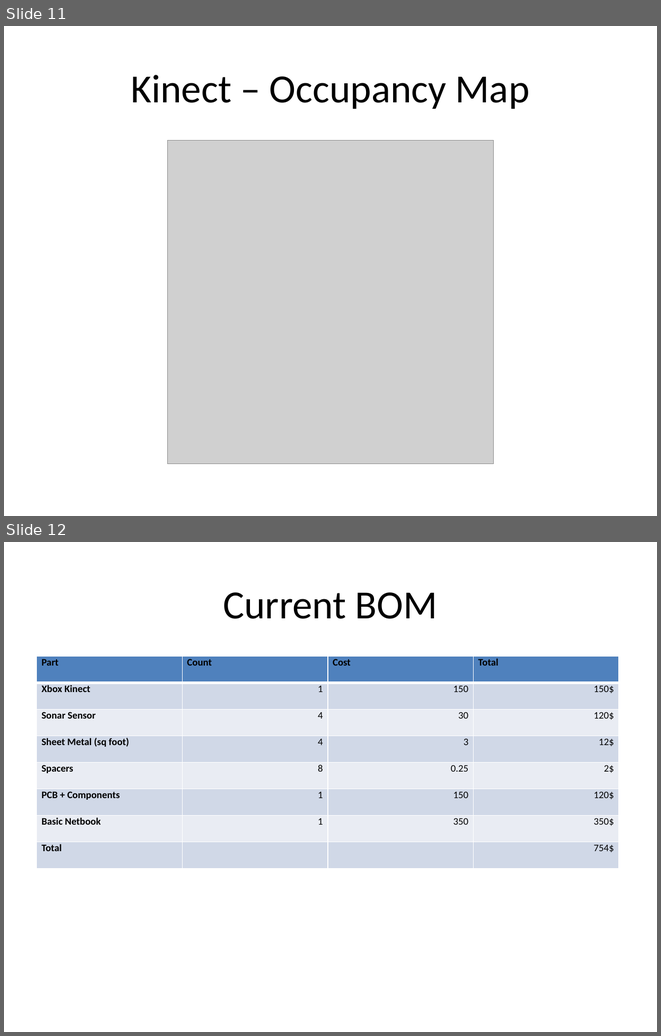
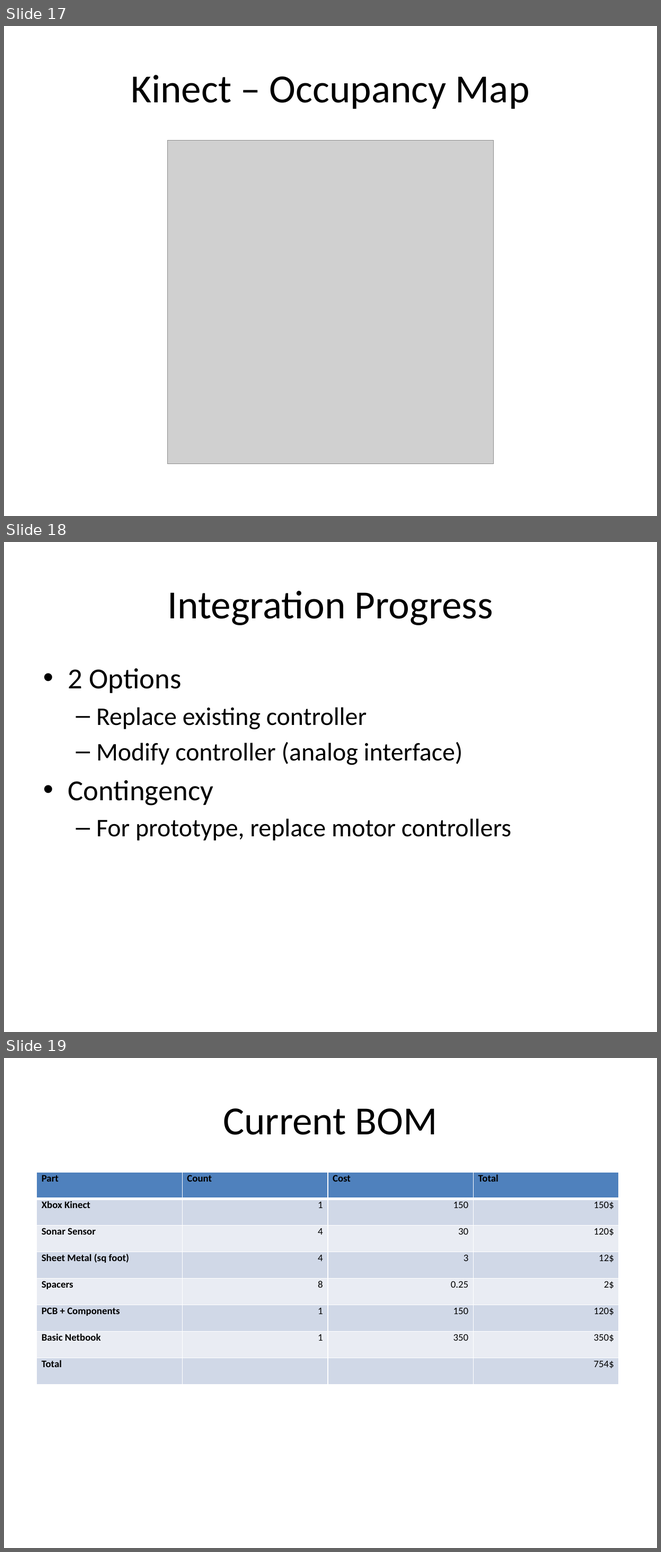
Before and after one commit to ipeet/mte481, a slide deck: doc/fdp/MTE 481 FDP.pptx. Shown one above the other, each under a label of ours: slides 11 and 12 before the commit, slides 17, 18 and 19 after it. The pictures are 661x1036 and 661x1552 pixels, drawn with LibreOffice and Linux fonts; fonts in the diff are those of the drawing; grey boxes stand for pictures. Boxes give left, top, right and bottom in pixels: in the first picture for what was removed or moved away, otherwise in the second. Text is boxed around its words. In the diff, an @@ line names an element or a change of style, - is before the commit and + after.

```diff
--- a/doc/fdp/MTE 481 FDP.pptx
+++ b/doc/fdp/MTE 481 FDP.pptx
@@ slide 18 added at <box>4,542,657,1032</box>, background #FFFFFF @@
@@ title added at <box>168,591,493,625</box>, 44 pt, text #000000 @@
+Integration Progress
@@ text added at <box>68,668,511,840</box>, 28 pt, text #000000 @@
+• 2 Options
+  – Replace existing controller
+  – Modify controller (analog interface)
+• Contingency
+  – For prototype, replace motor controllers
@@ what was slide 11 is now slide 17 @@
@@ what was slide 12 is now slide 19 @@
```
Also in this commit, not shown: 1 slide changed, 8 other slides added, 1 slide removed.
